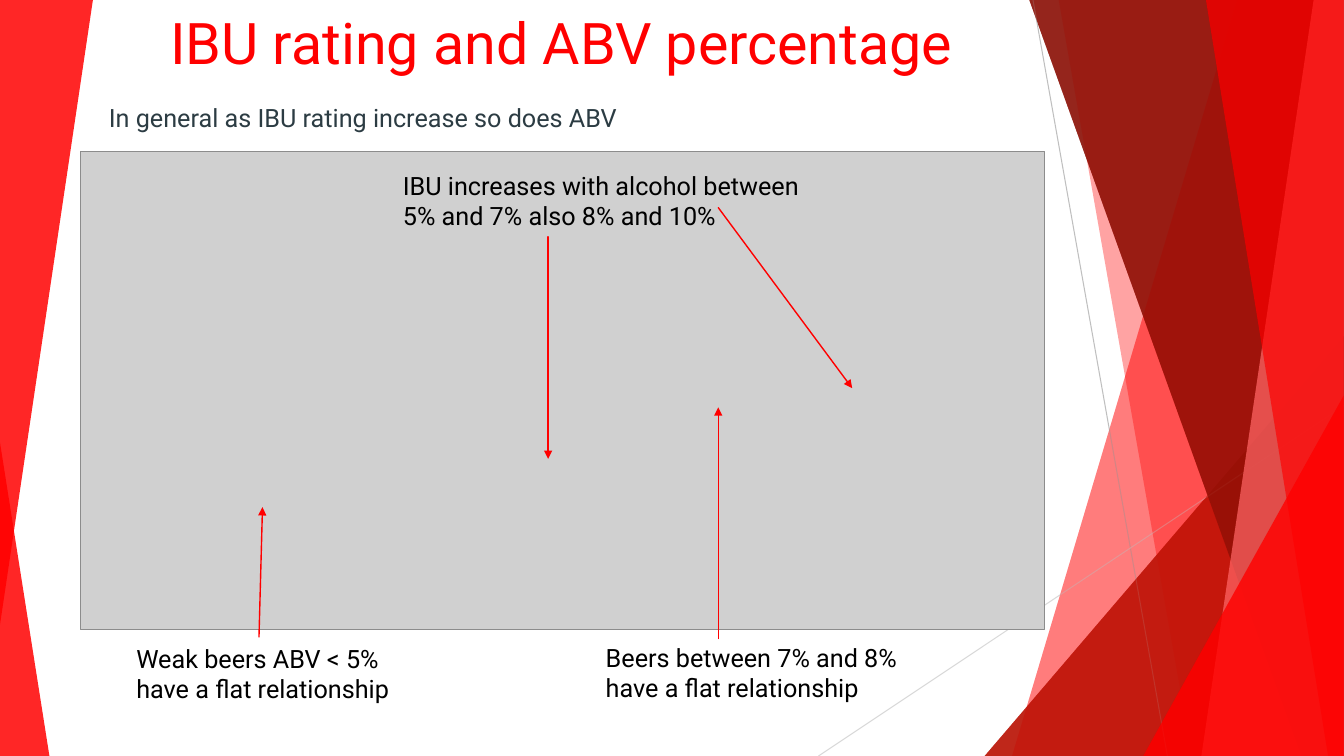
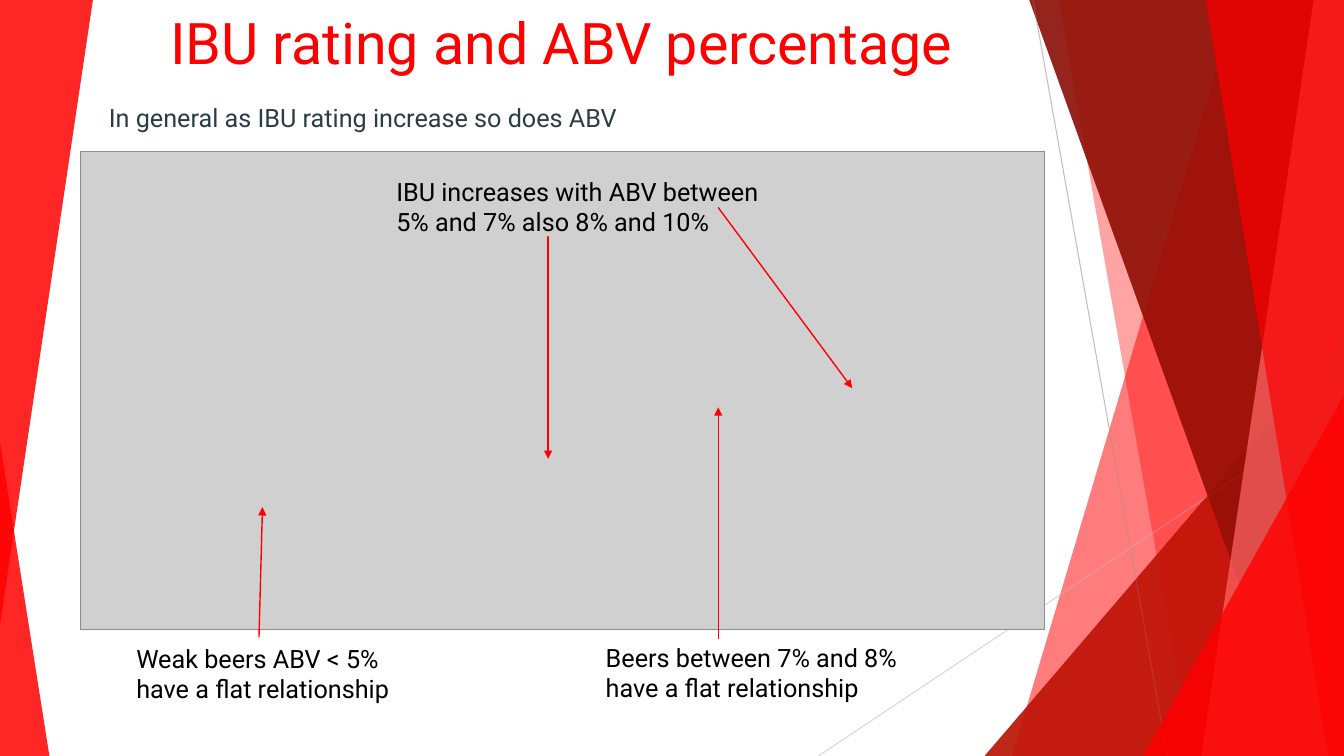
Before and after one commit to 7446Nguyen/6306_Project1, a slide deck: slide 8 of Budweiser C level presentation.pptx. Drawn at 1344x756 pixels with LibreOffice and Linux fonts; fonts in the diff are those of the drawing; grey boxes stand for pictures. Boxes give left, top, right and bottom in pixels: in the first picture for what was removed or moved away, otherwise in the second. Text is boxed around its words. In the diff, an @@ line names an element or a change of style, - is before the commit and + after.

Commit message:
Latest version of C level presentation

```diff
--- a/Budweiser C level presentation.pptx
+++ b/Budweiser C level presentation.pptx
@@ text at (396,182,758,237): text changed @@
-IBU increases with alcohol between 5% and 7% also 8% and 10%
+IBU increases with ABV between 5% and 7% also 8% and 10%
```
